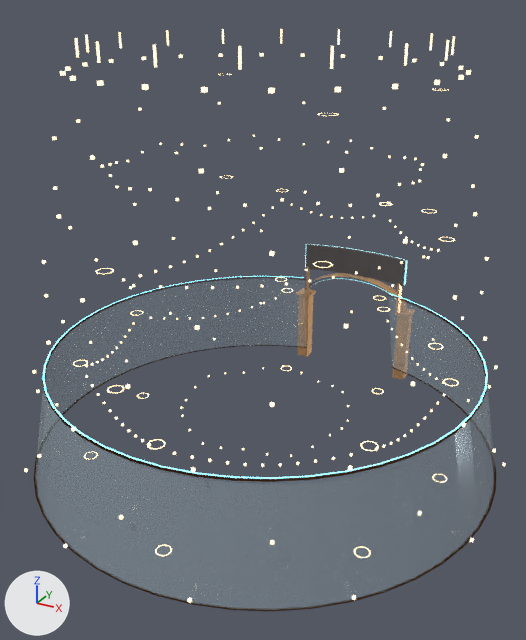
Two versions of the glTF model models/decor.glb, one commit apart.
The view is the same before and after, from a camera (50 mm lens) standing at (19.7, -36.1, 27.8) and looking at (0.3, -0.9, 10.2). Every picture has the same lights, and +X, +Y and +Z are marked at lower left. The older version comes first. Objects named as collision shapes, trigger or cutter boxes, shadow casters or lower levels of detail are left out. Vertices at exactly the same position are counted once.

Objects in the first picture: 'facade', 'facade_glow', 'facade_rail', 'lights', 'marquee', 'portal' and 2 more.
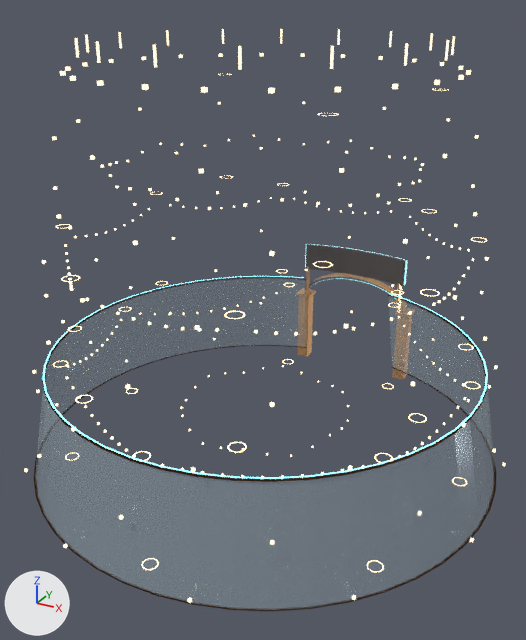
Location of each change, [x1, y1, x2, y2] in pixels of the pictures (526 x 640 px):
part 1 of me_lights, deleted
    before: [73, 189, 459, 467]
part 2 of me_lights, added
    after: [53, 183, 487, 479]

What the commit changed:
me_lights is used by ob_lights; location (0.0, 0.0, 0.0).
me_lights had 4112 vertices, 7176 faces and spanned x -14.7..14.7, y -14.7..14.7, z 0.6..26.0.
me_lights now has 4848 vertices, 8568 faces and spans x -14.7..14.7, y -14.7..14.7, z 0.6..26.0.
me_lights part 1: 102 loose pieces with 2048 vertices, spanning x -11.7..11.6, y -11.9..11.2, z 0.6..15.3, are deleted.
me_lights part 2: 2592 vertices added at x -12.9..12.8, y -13.1..12.3, z 0.6..15.3.
Other edits to the shape of me_lights do not show in these pictures.
